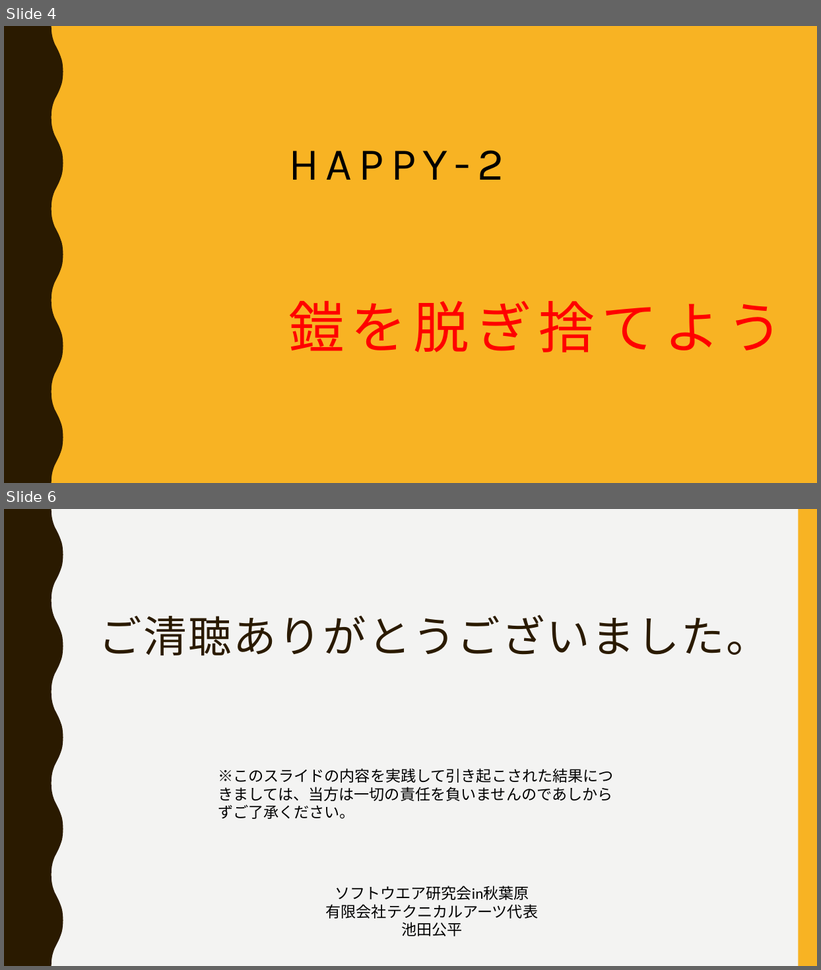
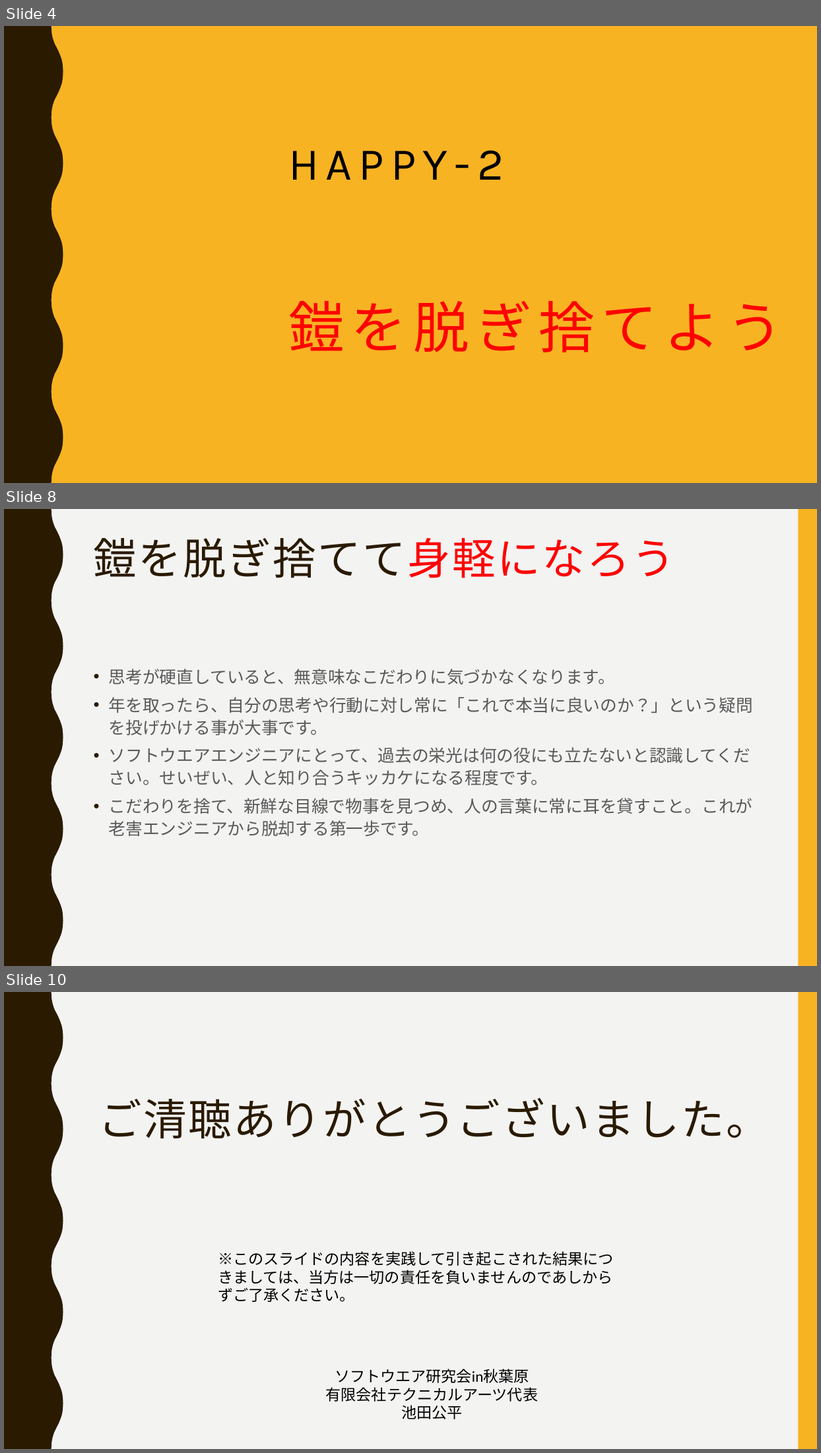
Before and after one commit to ssa-study/documents, a slide deck: HappyEngineer_part2.pptx. Shown one above the other, each under a label of ours: slides 4 and 6 before the commit, slides 4, 8 and 10 after it; the slides between them are not shown. The pictures are 821x970 and 821x1453 pixels, drawn with LibreOffice and Linux fonts; fonts in the diff are those of the drawing. Boxes give left, top, right and bottom in pixels: in the first picture for what was removed or moved away, otherwise in the second. Text is boxed around its words. In the diff, an @@ line names an element or a change of style, - is before the commit and + after.

```diff
--- a/HappyEngineer_part2.pptx
+++ b/HappyEngineer_part2.pptx
@@ slide 8 added at <box>4,509,817,966</box>, background #F3F3F2; not listed: 2 template elements that a slide beside it also shows @@
@@ title added at <box>94,538,675,578</box>, 51 pt, text #2A1A00 @@
+鎧を脱ぎ捨てて身軽になろう
@@ text added at <box>109,669,753,836</box>, 20 pt, text #595959 @@
+• 思考が硬直していると、無意味なこだわりに気づかなくなります。
+• 年を取ったら、自分の思考や行動に対し常に「これで本当に良いのか？」という疑問を投げかける事が大事です。
+• ソフトウエアエンジニアにとって、過去の栄光は何の役にも立たないと認識してください。せいぜい、人と知り合うキッカケになる程度です。
+• こだわりを捨て、新鮮な目線で物事を見つめ、人の言葉に常に耳を貸すこと。これが老害エンジニアから脱却する第一歩です。
@@ what was slide 6 is now slide 10 @@
```
Also in this commit, not shown: 3 slides changed, 3 other slides added, 2 other files.
